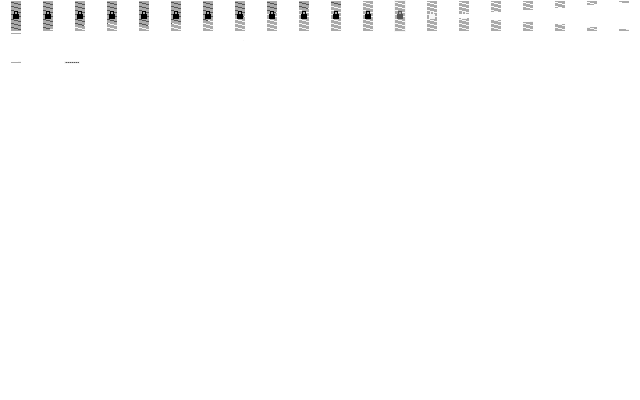
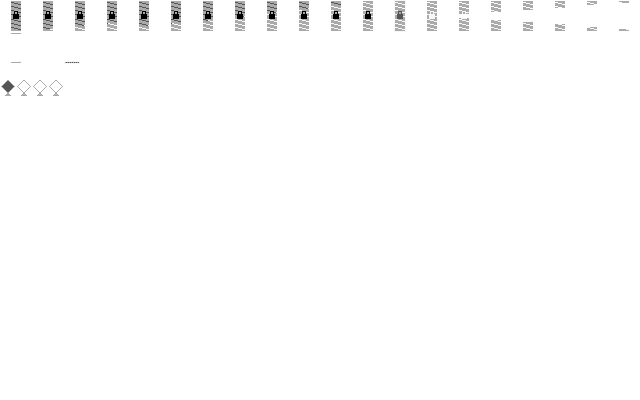
Layers edited between the first and the second 640 x 400 image:
painted on "Background" over [1, 80, 63, 96]
added layer "Effects" over [17, 80, 62, 92]
